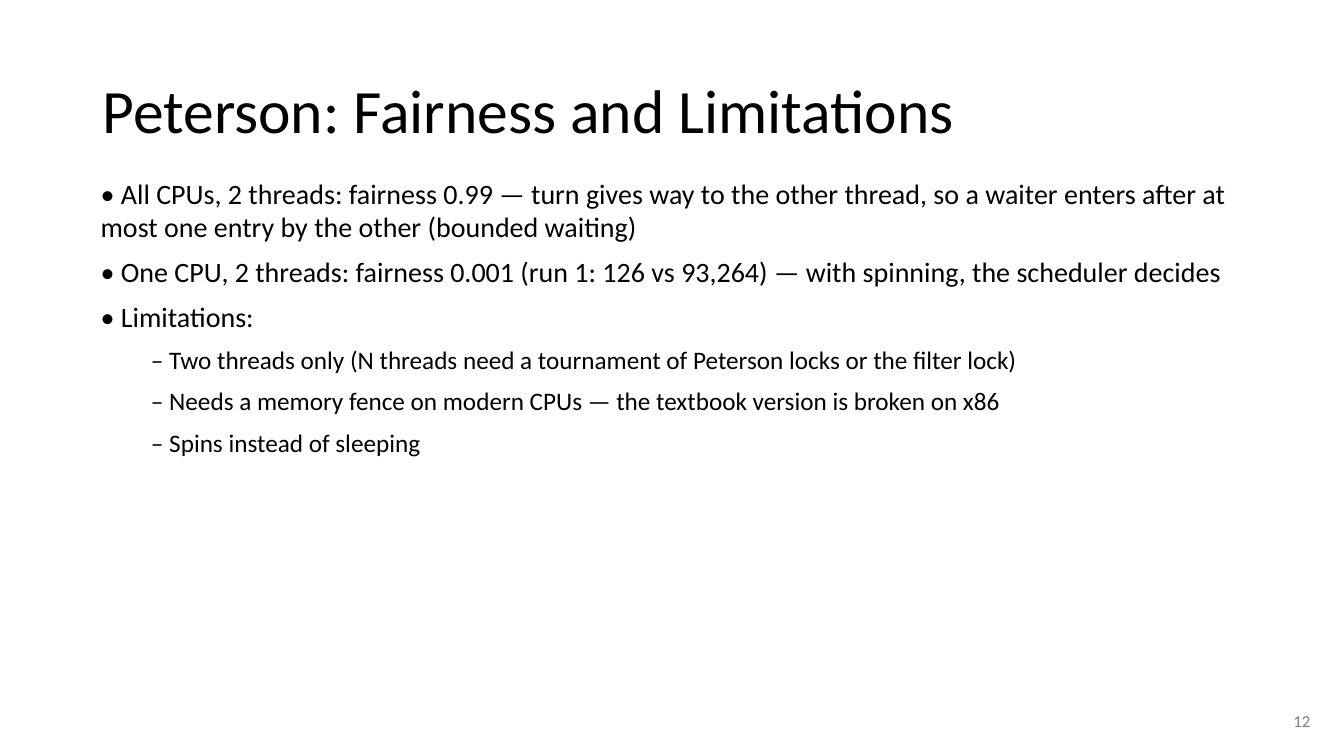
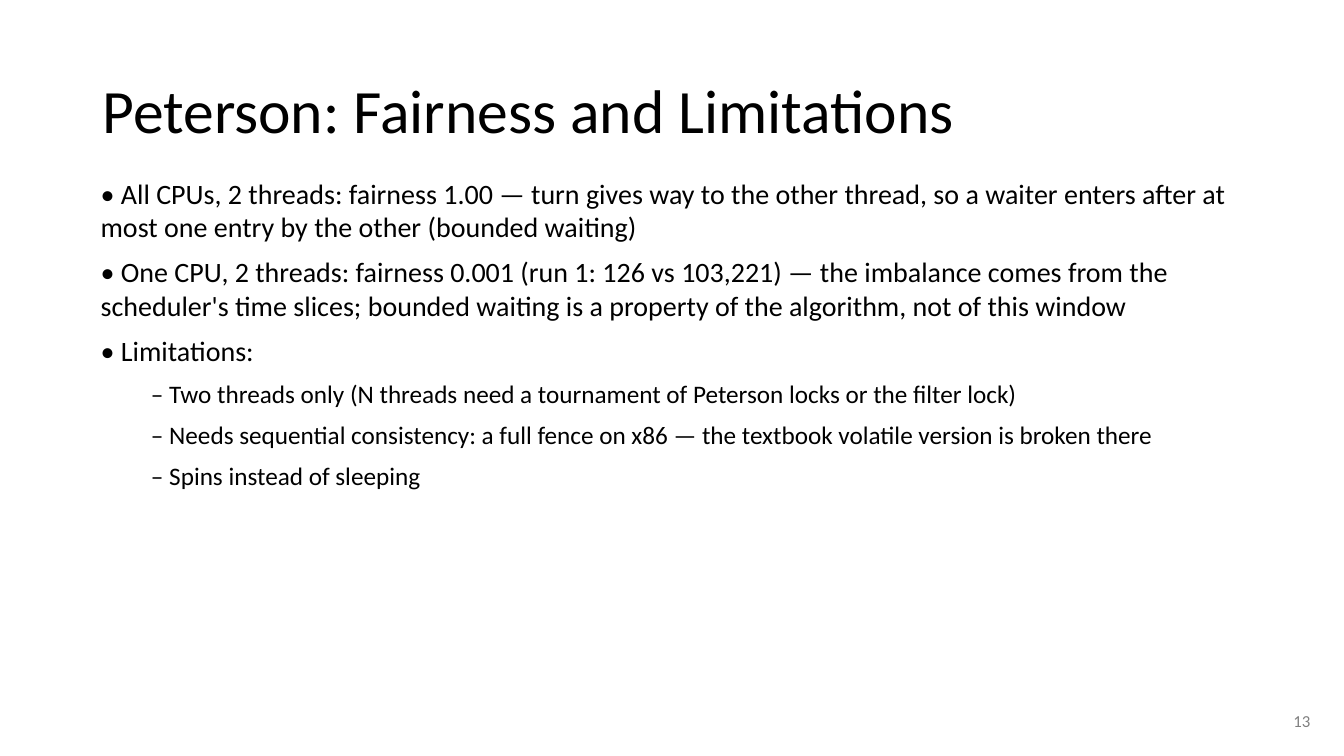
Before and after one commit to Kiatisakk/CPE333-OS, a slide deck: slide 13 of PS08/slides/PS08.pptx (slide 12 before the commit). Drawn at 1344x756 pixels with LibreOffice and Linux fonts; fonts in the diff are those of the drawing. Boxes give left, top, right and bottom in pixels: in the first picture for what was removed or moved away, otherwise in the second. Text is boxed around its words. In the diff, an @@ line names an element or a change of style, - is before the commit and + after.

```diff
--- a/PS08/slides/PS08.pptx
+++ b/PS08/slides/PS08.pptx
@@ text at (x1=101, y1=184, x2=1225, y2=321): text changed @@
-• All CPUs, 2 threads: fairness 0.99 — turn gives way to the other thread, so a waiter enters after at most one entry by the other (bounded waiting)
-• One CPU, 2 threads: fairness 0.001 (run 1: 126 vs 93,264) — with spinning, the scheduler decides
+• All CPUs, 2 threads: fairness 1.00 — turn gives way to the other thread, so a waiter enters after at most one entry by the other (bounded waiting)
+• One CPU, 2 threads: fairness 0.001 (run 1: 126 vs 103,221) — the imbalance comes from the scheduler's time slices; bounded waiting is a property of the algorithm, not of this window
@@ text at (x1=169, y1=426, x2=1152, y2=448): text changed @@
-  – Needs a memory fence on modern CPUs — the textbook version is broken on x86
+  – Needs sequential consistency: a full fence on x86 — the textbook volatile version is broken there
@@ text at (x1=1293, y1=716, x2=1310, y2=727): text changed @@
-12
+13
```
Also in this commit, not shown: 28 other slides changed, 2 slides added, 12 other files.
